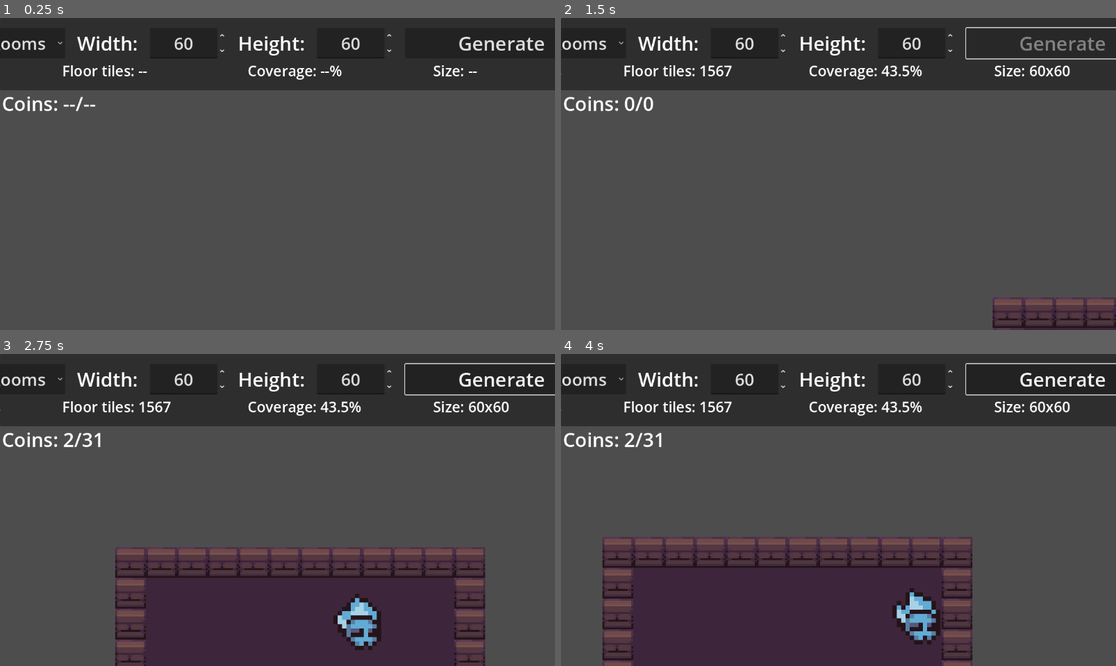
Above: before the commit, frames 1-4 (two rows, left to right).
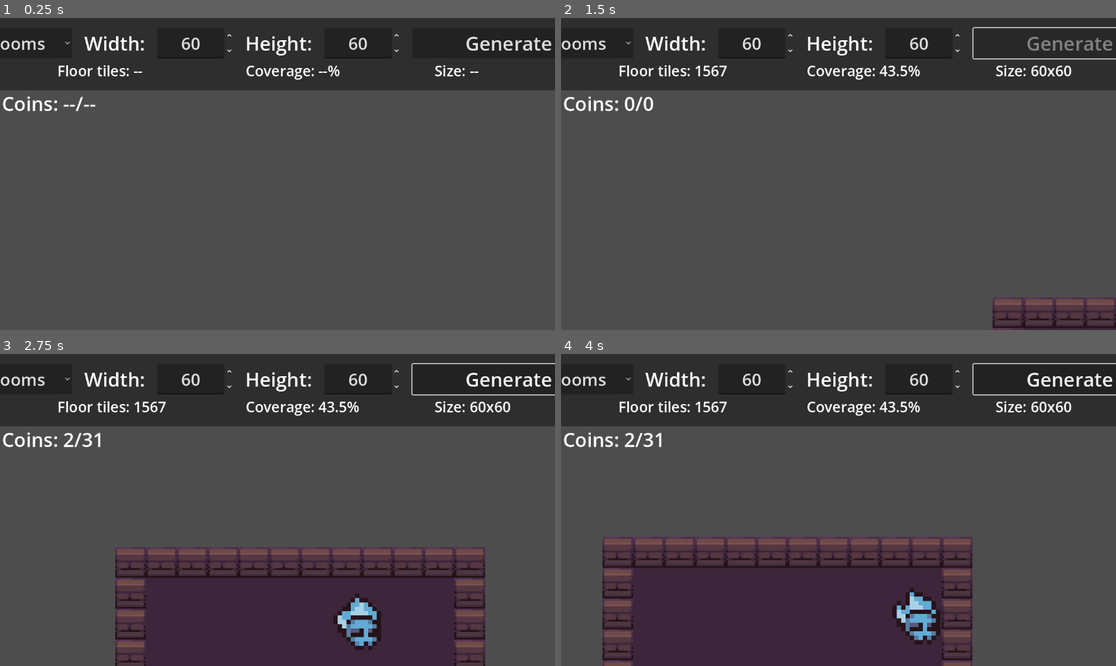
Above: after the commit, the same moments.

Repository: Jim-23/ProceduralGenerationBP
Game: Godot game, scene res://scenes/main.tscn
Same seed, same stepped clock (60 frames per second), same inputs: the game is played once before the commit and once after it.
Inputs (mouse positions are in pixels of both pictures, inside the frame that each line leads up to):
- Up to frame 1 (0.25 s): no input
- Up to frame 2 (1.5 s): click "Rooms" at 0.5 s; click "Generate" at 1.25 s
- Up to frame 3 (2.75 s): tap Enter at 2 s; move the mouse to (399, 494) at 2.02 s; hold D (go_right) from 2.03 s (still down); tap R at 2.1 s; click (399, 494) at 2.17 s
- Up to frame 4 (4 s): release D (go_right) at 2.75 s; drag from (727, 525) to (783, 594) at 2.77 s; move the mouse to (894, 441) at 3.52 s; hold D (go_right) from 3.53 s (still down); tap R at 3.6 s

The runs differ from the first frame. In frame 1, 2.1% of the frame differs, in the area x 0-100%, y 5-20%; in frame 2, 2.6%; in frame 3, 2.6%, in the area x 0-100%, y 2-20%; in frame 4, 2.6%.

Commit message:
Renames the drunkard's walk generator and adds BSP variant
Standardizes nomenclature from "Drunken" to "Drunkards" across filenames, scripts, and the user interface. This change also introduces a new implementation variant of the BSP algorithm and includes translation resources for the benchmark results summary.

Diff:
--- /dev/null
+++ b/proceduralgenerationproject/dungeons/algorithms/bsp_generator-1.gd
@@ -0,0 +1,158 @@
+# res://dungeons/algorithms/bsp_generator.gd
+#
+# binary space partitioning (bsp) dungeon generator
+#
+# how it works:
+#   1. the whole map is one big rectangle (the root branch)
+#   2. we recursively split it into two smaller pieces, building a binary tree
+#   3. the leaves of the tree (smallest unsplit pieces) each get one room
+#   4. every pair of sibling branches is connected with an l-shaped corridor
+#   5. walls are added around all floor tiles
+
+extends RefCounted
+
+const TILE_EMPTY: int = 0
+const TILE_FLOOR: int = 1
+const TILE_WALL: int = 2
+
+
+class Branch:
+	var left_child: Branch
+	var right_child: Branch
+	var position: Vector2i  # top-left corner on the map
+	var size: Vector2i      # width and height in tiles
+	var padding: Vector4i   # how many tiles to inset the room (left, top, right, bottom)
+
+	# rng is shared across the whole tree so every split gets a different value
+	func _init(pos: Vector2i, sz: Vector2i, rng: RandomNumberGenerator) -> void:
+		position = pos
+		size = sz
+		# random inset of 2-3 tiles on each side so rooms don't touch branch edges
+		padding = Vector4i(
+			rng.randi_range(2, 3),
+			rng.randi_range(2, 3),
+			rng.randi_range(2, 3),
+			rng.randi_range(2, 3)
+		)
+
+	# returns all leaf nodes (the actual rooms)
+	func get_leaves() -> Array:
+		if not (left_child and right_child):
+			return [self]
+		return left_child.get_leaves() + right_child.get_leaves()
+
+	# returns the center tile of this branch area
+	func get_center() -> Vector2i:
+		@warning_ignore("integer_division")
+		return Vector2i(position.x + size.x / 2, position.y + size.y / 2)
+
+	# splits this branch in two and records the connection for corridor drawing
+	func split(remaining: int, paths: Array, rng: RandomNumberGenerator) -> void:
+		# split horizontally if taller than wide, otherwise vertically
+		var split_horizontal: bool = size.y >= size.x
+		var split_percent: float = rng.randf_range(0.35, 0.65)
+
+		if split_horizontal:
+			var left_height: int = int(size.y * split_percent)
+			left_child  = Branch.new(position, Vector2i(size.x, left_height), rng)
+			right_child = Branch.new(
+				Vector2i(position.x, position.y + left_height),
+				Vector2i(size.x, size.y - left_height),
+				rng
+			)
+		else:
+			var left_width: int = int(size.x * split_percent)
+			left_child  = Branch.new(position, Vector2i(left_width, size.y), rng)
+			right_child = Branch.new(
+				Vector2i(position.x + left_width, position.y),
+				Vector2i(size.x - left_width, size.y),
+				rng
+			)
+
+		# save the two centers so we can draw a corridor between them later
+		paths.push_back({
+			"left":  left_child.get_center(),
+			"right": right_child.get_center()
+		})
+
+		# keep splitting if we have budget left
+		if remaining > 0:
+			left_child.split(remaining - 1, paths, rng)
+			right_child.split(remaining - 1, paths, rng)
+
+
+static func generate(width: int, height: int) -> Array:
+	# start with an empty map
+	var map: Array = []
+	for y: int in range(height):
+		var row: Array = []
+		for x: int in range(width):
+			row.append(TILE_EMPTY)
+		map.append(row)
+
+	# one rng shared across the whole tree
+	var rng := RandomNumberGenerator.new()
+	rng.randomize()
+
+	# build the tree - 3 levels of splitting gives up to 8 rooms
+	var paths: Array = []
+	var root_branch := Branch.new(Vector2i(1, 1), Vector2i(width - 2, height - 2), rng)
+	root_branch.split(3, paths, rng)
+
+	# draw each leaf room inset by its padding
+	for leaf in root_branch.get_leaves():
+		var pad: Vector4i = leaf.padding
+		for lx in range(leaf.size.x):
+			for ly in range(leaf.size.y):
+				if _is_inside_padding(lx, ly, leaf, pad):
+					continue
+				var mx: int = lx + leaf.position.x
+				var my: int = ly + leaf.position.y
+				if mx > 0 and mx < width - 1 and my > 0 and my < height - 1:
+					(map[my] as Array)[mx] = TILE_FLOOR
+
+	# draw corridors connecting sibling rooms
+	for path in paths:
+		var a: Vector2i = path["left"]
+		var b: Vector2i = path["right"]
+		_carve_l_corridor(map, a, b, width, height)
+
+	_add_walls(map, width, height)
+	return map
+
+
+# checks if a tile falls within the padding border (not actual room space)
+static func _is_inside_padding(x: int, y: int, leaf: Branch, pad: Vector4i) -> bool:
+	return x < pad.x or y < pad.y or x >= leaf.size.x - pad.z or y >= leaf.size.y - pad.w
+
+
+# carves a 2-tile-wide l-shaped corridor from a to b
+# goes horizontal first then vertical
+static func _carve_l_corridor(map: Array, a: Vector2i, b: Vector2i, width: int, height: int) -> void:
+	# horizontal segment
+	for cx in range(min(a.x, b.x), max(a.x, b.x) + 1):
+		for dy in range(2):
+			var ty: int = a.y + dy
+			if cx > 0 and cx < width - 1 and ty > 0 and ty < height - 1:
+				(map[ty] as Array)[cx] = TILE_FLOOR
+
+	# vertical segment
+	for cy in range(min(a.y, b.y), max(a.y, b.y) + 1):
+		for dx in range(2):
+			var tx: int = b.x + dx
+			if tx > 0 and tx < width - 1 and cy > 0 and cy < height - 1:
+				(map[cy] as Array)[tx] = TILE_FLOOR
+
+
+# surrounds all floor tiles with walls where there is empty space
+static func _add_walls(map: Array, width: int, height: int) -> void:
+	for y: int in range(height):
+		for x: int in range(width):
+			if (map[y] as Array)[x] == TILE_FLOOR:
+				for dy: int in range(-1, 2):
+					for dx: int in range(-1, 2):
+						var nx: int = x + dx
+						var ny: int = y + dy
+						if nx >= 0 and nx < width and ny >= 0 and ny < height:
+							if (map[ny] as Array)[nx] == TILE_EMPTY:
+								(map[ny] as Array)[nx] = TILE_WALL
--- a/proceduralgenerationproject/dungeons/algorithms/drunken_generator.gd
+++ b/proceduralgenerationproject/dungeons/algorithms/drunkards_generator.gd
@@ -1,4 +1,4 @@
-# res://dungeons/algorithms/drunken_generator.gd
+# res://dungeons/algorithms/drunkards_generator.gd
 #
 # drunkard's walk dungeon generator
 #
--- a/proceduralgenerationproject/scripts/main.gd
+++ b/proceduralgenerationproject/scripts/main.gd
@@ -20,7 +20,7 @@
 const RoomsGenerator    = preload("res://dungeons/algorithms/rooms_generator.gd")
 const BSPGenerator      = preload("res://dungeons/algorithms/bsp_generator.gd")
 const CellularGenerator = preload("res://dungeons/algorithms/cellular_generator.gd")
-const DrunkenGenerator  = preload("res://dungeons/algorithms/drunken_generator.gd")
+const DrunkardsGenerator  = preload("res://dungeons/algorithms/drunkards_generator.gd")
 const MazeGenerator     = preload("res://dungeons/algorithms/maze_generator.gd")
 
 # tile types - must match the constants in each generator
@@ -84,7 +84,7 @@
 	dungeon_type_option.clear()
 	dungeon_type_option.add_item("Rooms")     # 0
 	dungeon_type_option.add_item("BSP")       # 1
-	dungeon_type_option.add_item("Drunken")   # 2
+	dungeon_type_option.add_item("Drunkards")   # 2
 	dungeon_type_option.add_item("Cellular")  # 3
 	dungeon_type_option.add_item("Maze")      # 4
 
@@ -119,7 +119,7 @@
 	match dungeon_type_option.selected:
 		0: map = RoomsGenerator.generate(width, height)
 		1: map = BSPGenerator.generate(width, height)
-		2: map = DrunkenGenerator.generate(width, height)
+		2: map = DrunkardsGenerator.generate(width, height)
 		3: map = CellularGenerator.generate(width, height)
 		4: map = MazeGenerator.generate(width, height)
 		_:
@@ -180,7 +180,7 @@
 	var algorithms = [
 		{"name":"Rooms", "func": RoomsGenerator.generate},
 		{"name":"BSP", "func": BSPGenerator.generate},
-		{"name":"Drunken", "func": DrunkenGenerator.generate},
+		{"name":"Drunkards", "func": DrunkardsGenerator.generate},
 		{"name":"Cellular", "func": CellularGenerator.generate},
 		{"name":"Maze", "func": MazeGenerator.generate}
 	]
Renamed: proceduralgenerationproject/dungeons/algorithms/drunken_generator.gd.uid -> proceduralgenerationproject/dungeons/algorithms/drunkards_generator.gd.uid
Binary file added: proceduralgenerationproject/results_summary.cells.translation
Binary file added: proceduralgenerationproject/results_summary.coverage.translation
Not shown, added: proceduralgenerationproject/results_summary.csv.import
Binary file added: proceduralgenerationproject/results_summary.n.translation
Binary file added: proceduralgenerationproject/results_summary.size.translation
Binary file added: proceduralgenerationproject/results_summary.time.translation
Not shown, changed: .DS_Store
Not shown, changed: proceduralgenerationproject/.DS_Store
Not shown, changed: proceduralgenerationproject/dungeons/.DS_Store
Not shown, added: proceduralgenerationproject/dungeons/algorithms/.DS_Store
